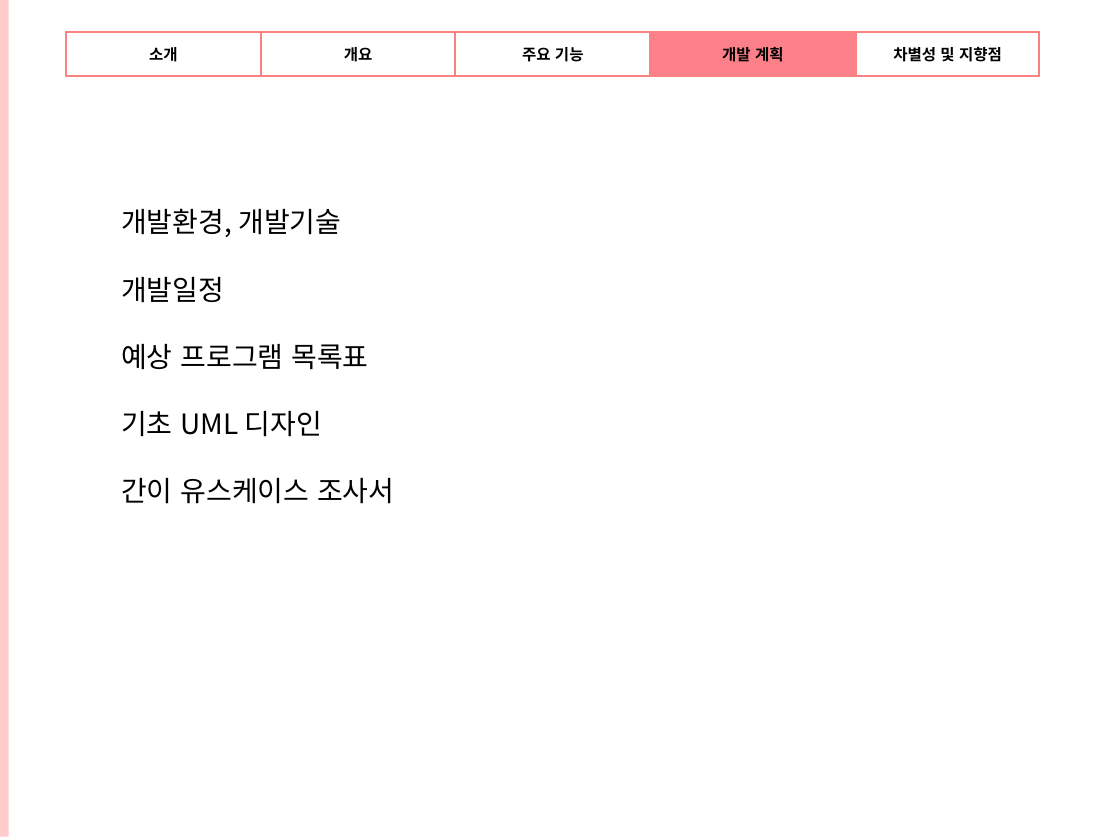
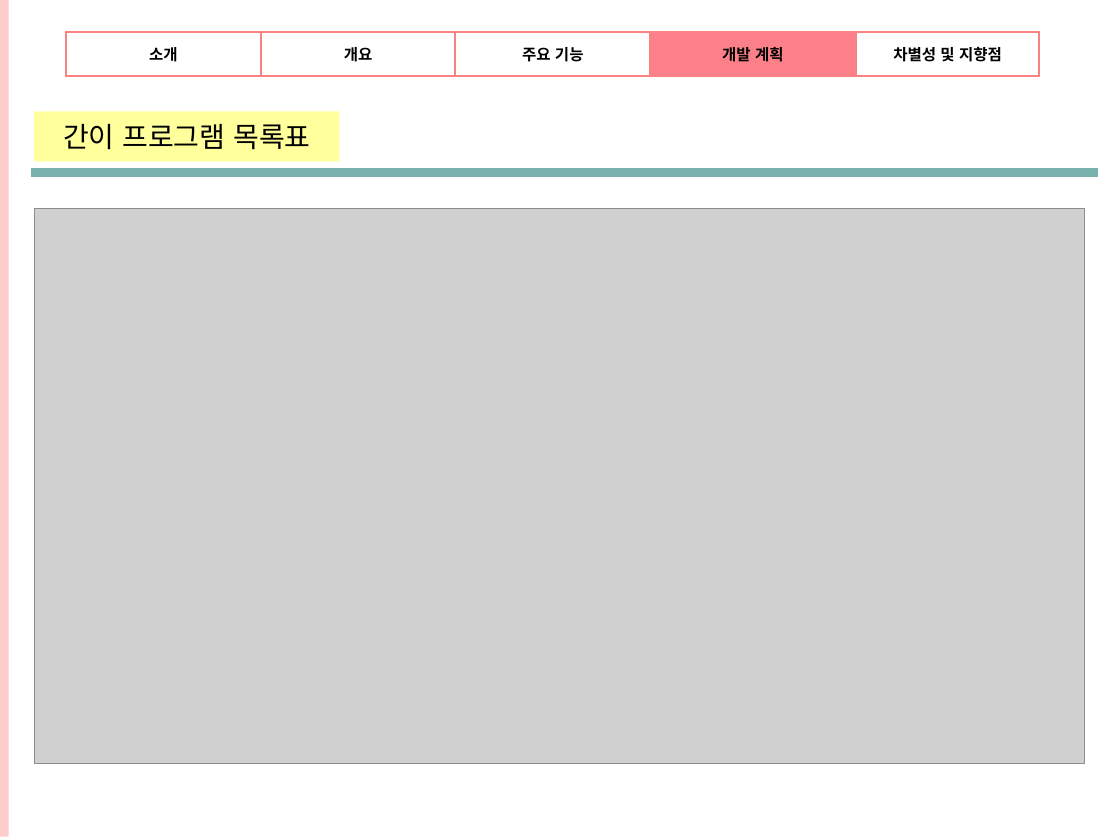
Before and after one commit to OriginalNetworkExperts/SystemConstruct, a slide deck: slide 18 of 시스템분석설계ppt.pptx (slide 14 before the commit). Drawn at 1120x840 pixels with LibreOffice and Linux fonts; fonts in the diff are those of the drawing; grey boxes stand for pictures; background and template pictures are left out. Boxes give left, top, right and bottom in pixels: in the first picture for what was removed or moved away, otherwise in the second. Text is boxed around its words. In the diff, an @@ line names an element or a change of style, - is before the commit and + after.

```diff
--- a/시스템분석설계ppt.pptx
+++ b/시스템분석설계ppt.pptx
@@ rectangle added at (x1=34, y1=111, x2=339, y2=161), fill #FFFF00 at 39% opacity, 18 pt, text #000000 @@
+간이 프로그램 목록표
@@ line added from (31, 172) to (1098, 172), #78B0AD 6 pt @@
@@ picture added at (x1=34, y1=208, x2=1084, y2=764) @@
@@ text removed at (x1=121, y1=208, x2=394, y2=504) @@
-개발환경, 개발기술
-개발일정
-예상 프로그램 목록표
-기초 UML 디자인
-간이 유스케이스 조사서
```
Also in this commit, not shown: 10 other slides changed, 8 slides added.
